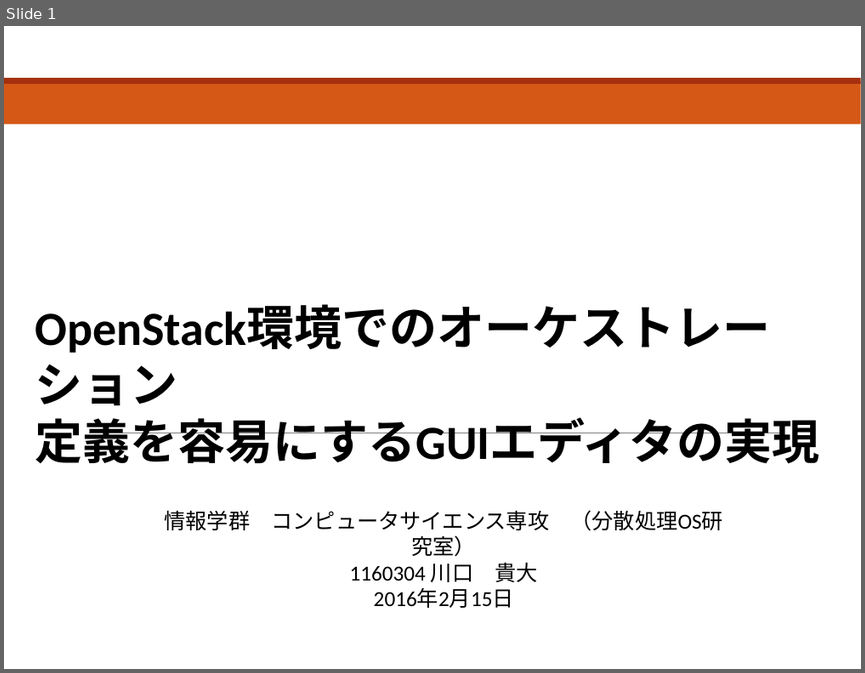
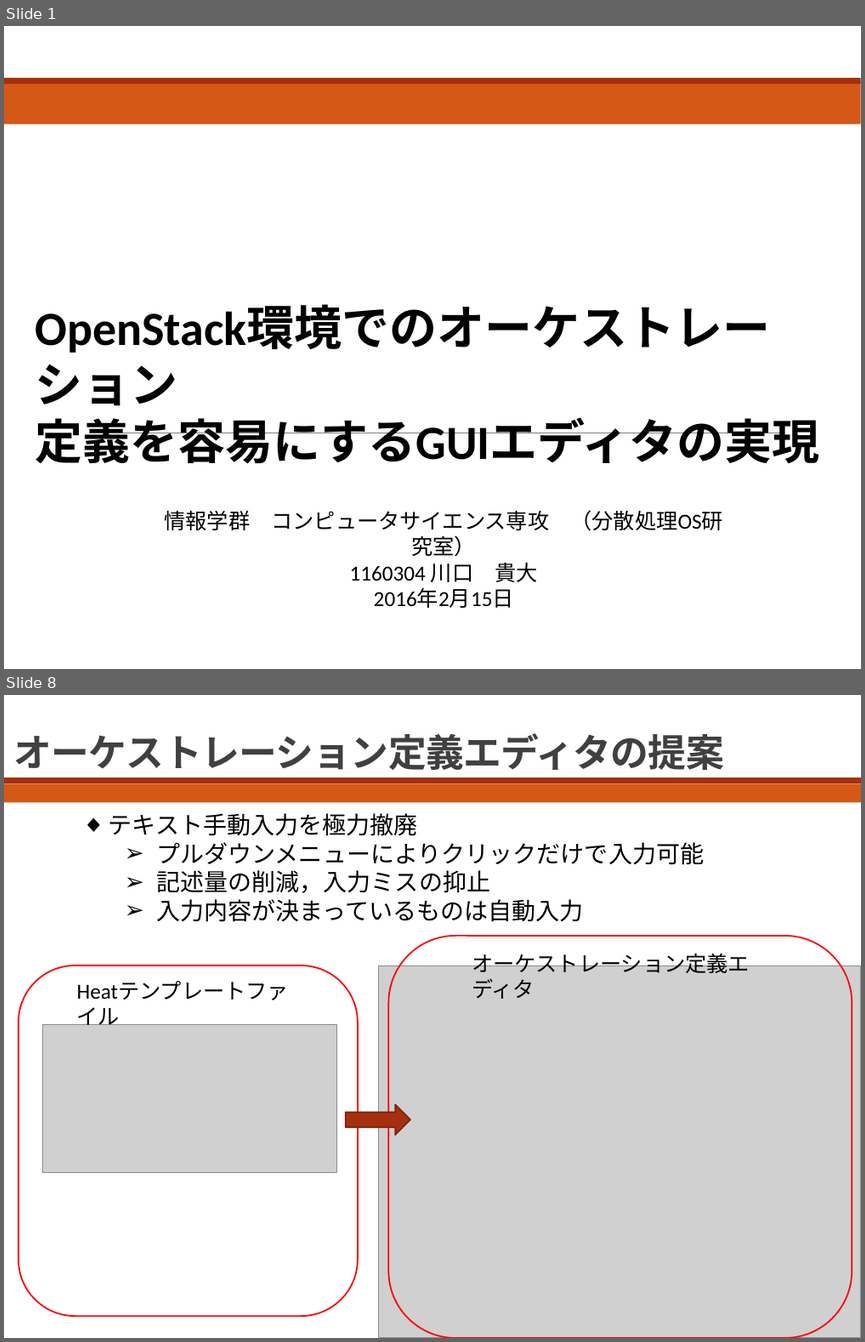
Before and after one commit to bokuhide/GUIToolCreate, a slide deck: 卒業論文本体/発表用スライド.pptx. Shown one above the other, each under a label of ours: slide 1 before the commit, slides 1 and 8 after it; the slides between them are not shown. The pictures are 865x673 and 865x1342 pixels, drawn with LibreOffice and Linux fonts; fonts in the diff are those of the drawing; grey boxes stand for pictures. Boxes give left, top, right and bottom in pixels: in the first picture for what was removed or moved away, otherwise in the second. Text is boxed around its words. In the diff, an @@ line names an element or a change of style, - is before the commit and + after.

```diff
--- a/卒業論文本体/発表用スライド.pptx
+++ b/卒業論文本体/発表用スライド.pptx
@@ slide 8 added at bbox=[4, 695, 861, 1338], background #FFFFFF @@
@@ title added at bbox=[14, 733, 724, 770], 32 pt, text #404040, bold @@
+オーケストレーション定義エディタの提案
@@ rectangle added at bbox=[4, 784, 861, 803], fill #D55816 @@
@@ rectangle added at bbox=[4, 777, 861, 783], fill #A5300F @@
@@ text added at bbox=[109, 813, 704, 922], 20 pt, text #000000 @@
+◆ テキスト手動入力を極力撤廃
+  ➢ プルダウンメニューによりクリックだけで入力可能
+  ➢ 記述量の削減，入力ミスの抑止
+  ➢ 入力内容が決まっているものは自動入力
@@ rounded rectangle added at bbox=[389, 936, 852, 1338], outline #FF0000 1.25 pt @@
@@ text added at bbox=[472, 949, 749, 998], 18 pt, text #000000 @@
+オーケストレーション定義エディタ
@@ rounded rectangle added at bbox=[18, 966, 358, 1316], outline #FF0000 1.25 pt @@
@@ text added at bbox=[69, 974, 311, 1008], 18 pt, text #000000 @@
+Heatテンプレートファイル
@@ picture added at bbox=[378, 966, 861, 1338] @@
@@ picture added at bbox=[42, 1024, 336, 1172] @@
@@ right arrow added at bbox=[346, 1105, 411, 1134], fill #A5300F, outline #7A240B 1.25 pt @@
```
Also in this commit, not shown: 6 slides changed, 5 other slides added, 1 slide removed, 10 other files.
